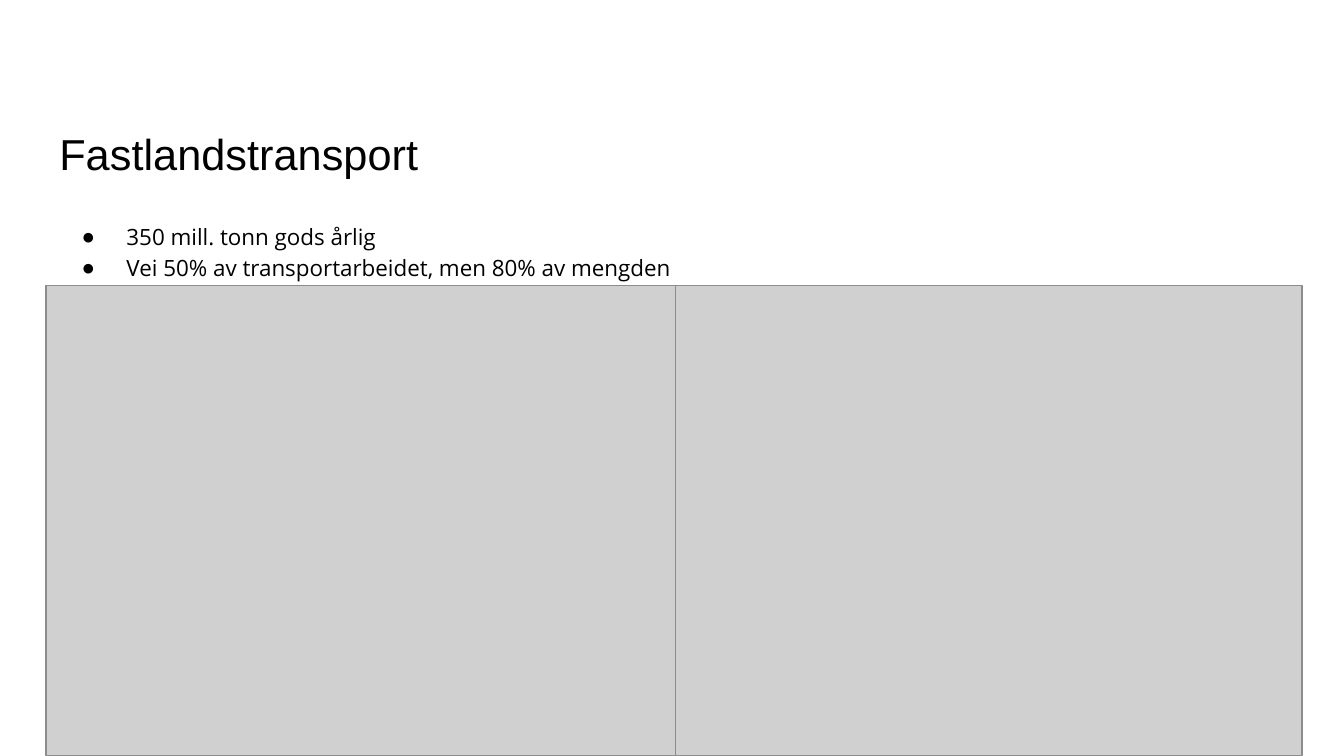
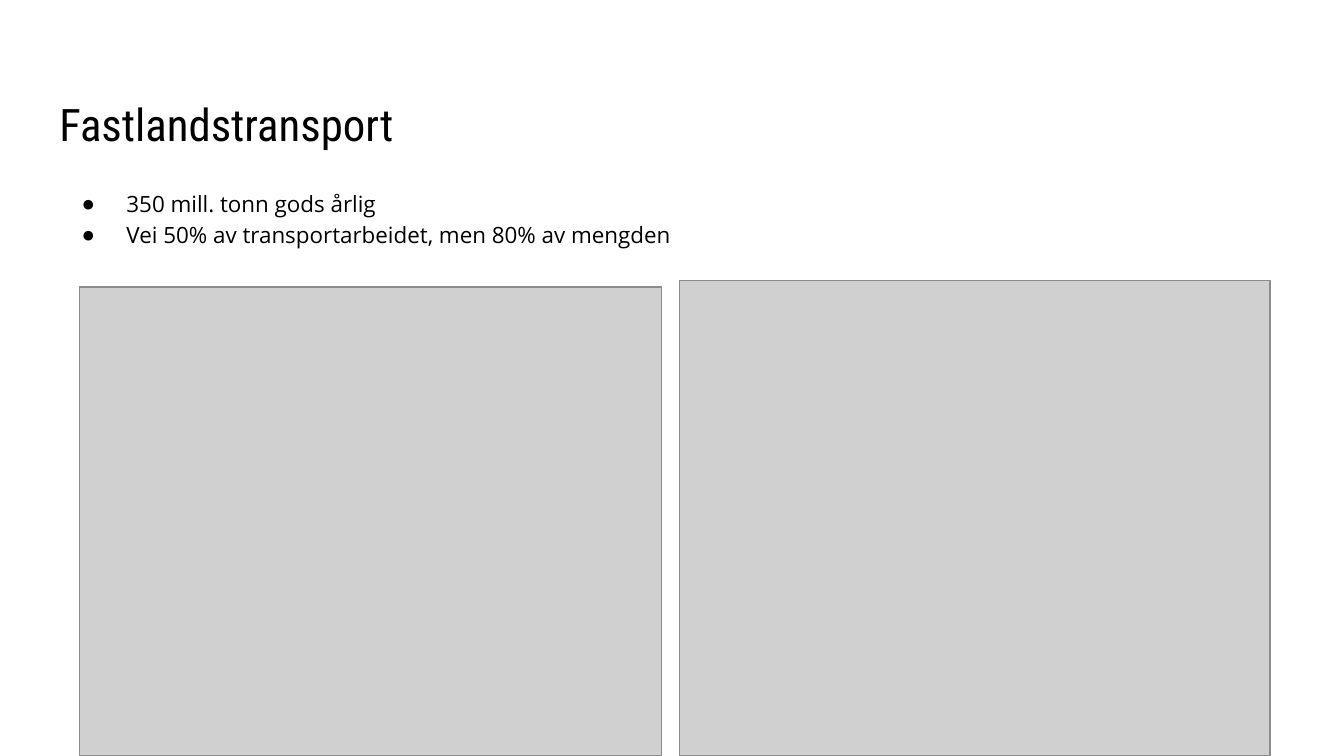
Before and after one commit to nori-parelius/InnenlandskTransport, a slide deck: slide 10 of SSB.odp. Drawn at 1344x756 pixels with LibreOffice and Linux fonts; fonts in the diff are those of the drawing; grey boxes stand for pictures. Boxes give left, top, right and bottom in pixels: in the first picture for what was removed or moved away, otherwise in the second. Text is boxed around its words. In the diff, an @@ line names an element or a change of style, - is before the commit and + after.

```diff
--- a/SSB.odp
+++ b/SSB.odp
@@ title "Fastlandstransport" moved from (x1=59, y1=138, x2=418, y2=179) to (x1=59, y1=107, x2=393, y2=150) @@
@@ title "Fastlandstransport" at (x1=59, y1=107, x2=393, y2=150): size 23.2 to 24 pt, font Arial to Roboto Condensed; line spacing 0.8 to 1 @@
@@ text "350 mill. tonn gods årlig" moved from (x1=126, y1=226, x2=670, y2=282) to (x1=126, y1=193, x2=670, y2=249) @@
@@ picture resized from (x1=46, y1=286, x2=676, y2=756) to (x1=79, y1=288, x2=661, y2=756) @@
@@ picture resized from (x1=676, y1=286, x2=1302, y2=756) to (x1=680, y1=281, x2=1270, y2=756) @@
```
Also in this commit, not shown: 11 other slides changed, 12 other files.
